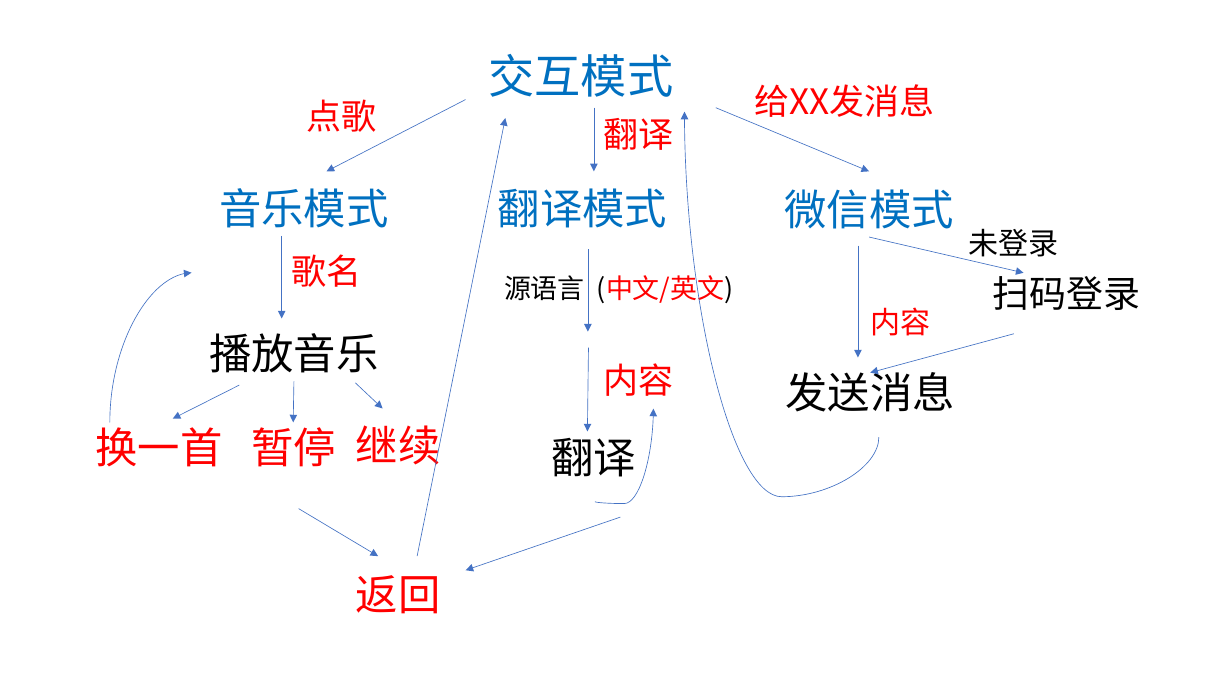
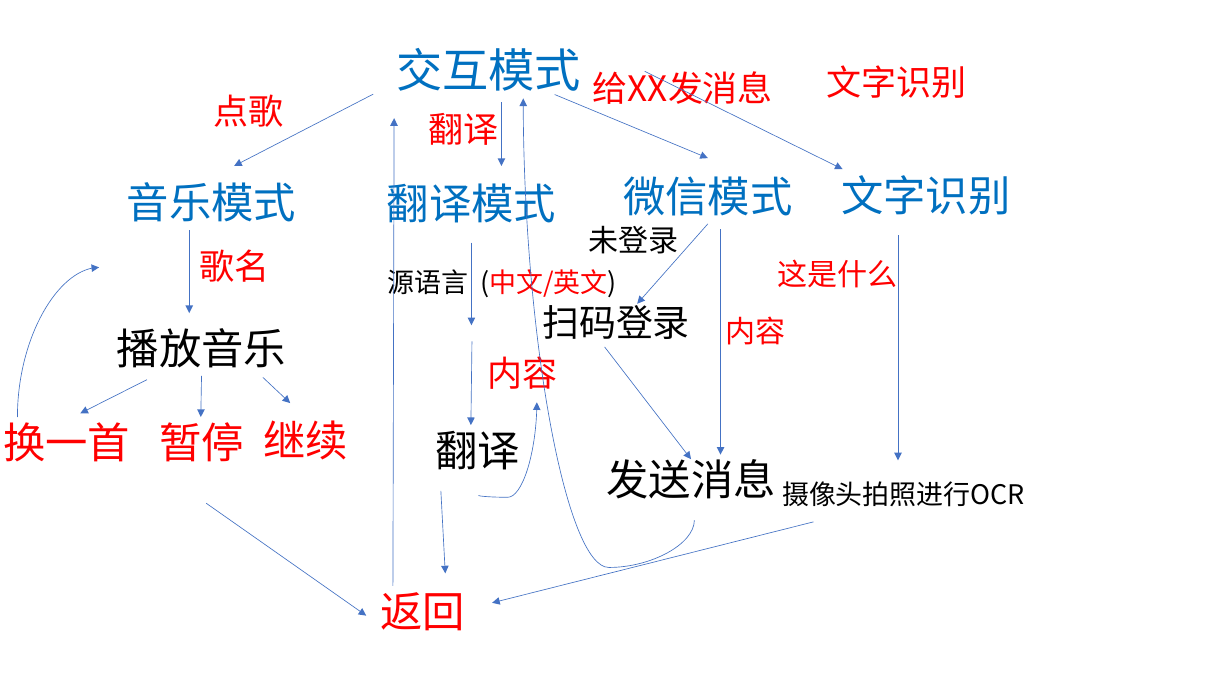
Before and after one commit to Szy0127/AIRobot, a slide deck: slide 1 of 交互模式.pptx. Drawn at 1232x693 pixels with LibreOffice and Linux fonts; fonts in the diff are those of the drawing. Boxes give left, top, right and bottom in pixels: in the first picture for what was removed or moved away, otherwise in the second. Text is boxed around its words. In the diff, an @@ line names an element or a change of style, - is before the commit and + after.

```diff
--- a/交互模式.pptx
+++ b/交互模式.pptx
@@ text "给XX发消息": place and size @@
-text "给XX发消息" at <box>754,84,934,124</box>
+text "给XX发消息" at <box>593,71,773,111</box>
@@ arrow added from (645, 71) to (843, 169), #4472C4 0.5 pt @@
@@ text added at <box>827,65,967,98</box>, 27.3 pt, text #FF0000 @@
+文字识别
@@ text "翻译": place and size @@
-text "翻译" at <box>603,118,673,150</box>
+text "翻译" at <box>429,113,499,145</box>
@@ arrow moved from (417, 556) - (506, 118) to (393, 586) - (394, 118) @@
@@ 7 texts, 3 arrows, 1 title, 1 curved arrow: place and size @@
-7 texts, 3 arrows, 1 title, 1 curved arrow at <box>95,54,673,471</box>
+7 texts, 3 arrows, 1 title, 1 curved arrow at <box>3,48,581,462</box>
@@ curved arrow moved from (879, 437) - (685, 112) to (694, 520) - (523, 99) @@
@@ arrow moved from (716, 108) - (870, 171) to (555, 94) - (708, 158) @@
@@ text "翻译模式" rewrapped from <box>498,188,667,228</box> to <box>387,176,556,229</box> @@
@@ text "微信模式": place and size @@
-text "微信模式" at <box>784,189,953,229</box>
+text "微信模式" at <box>623,176,792,216</box>
@@ text added at <box>841,168,1010,215</box>, 33 pt, text #0070C0 @@
+文字识别
@@ text "未登录": place and size @@
-text "未登录" at <box>969,228,1059,263</box>
+text "未登录" at <box>589,225,679,260</box>
@@ arrow moved from (870, 238) - (1024, 273) to (708, 224) - (638, 304) @@
@@ arrow moved from (859, 246) - (859, 358) to (721, 229) - (721, 455) @@
@@ arrow added from (898, 235) to (898, 460), #4472C4 0.5 pt @@
@@ text added at <box>778,259,898,288</box>, 23.4 pt, text #FF0000 @@
+这是什么
@@ text "扫码登录": place and size @@
-text "扫码登录" at <box>993,269,1141,310</box>
+text "扫码登录" at <box>542,298,690,339</box>
@@ text "内容": place and size @@
-text "内容" at <box>870,307,930,336</box>
+text "内容" at <box>725,316,785,345</box>
@@ 3 texts, 2 arrows, 1 curved arrow: place and size @@
-3 texts, 2 arrows, 1 curved arrow at <box>504,250,734,504</box>
+3 texts, 2 arrows, 1 curved arrow at <box>387,243,617,497</box>
@@ arrow moved from (1014, 334) - (871, 372) to (604, 348) - (691, 459) @@
@@ 3 arrows: place and size @@
-3 arrows at <box>173,236,383,419</box>
+3 arrows at <box>80,230,290,413</box>
@@ text "发送消息": place and size @@
-text "发送消息" at <box>786,365,955,412</box>
+text "发送消息" at <box>606,452,775,499</box>
@@ arrow moved from (299, 508) - (378, 556) to (206, 504) - (366, 616) @@
@@ arrow moved from (620, 518) - (466, 570) to (441, 491) - (445, 574) @@
@@ text added at <box>782,481,1025,507</box>, 21 pt, text #000000 @@
+摄像头拍照进行OCR
@@ arrow added from (813, 522) to (493, 603), #4472C4 0.5 pt @@
@@ text "返回" rewrapped from <box>356,575,441,614</box> to <box>380,585,465,631</box> @@
```
Also in this commit, not shown: 5 other files.
